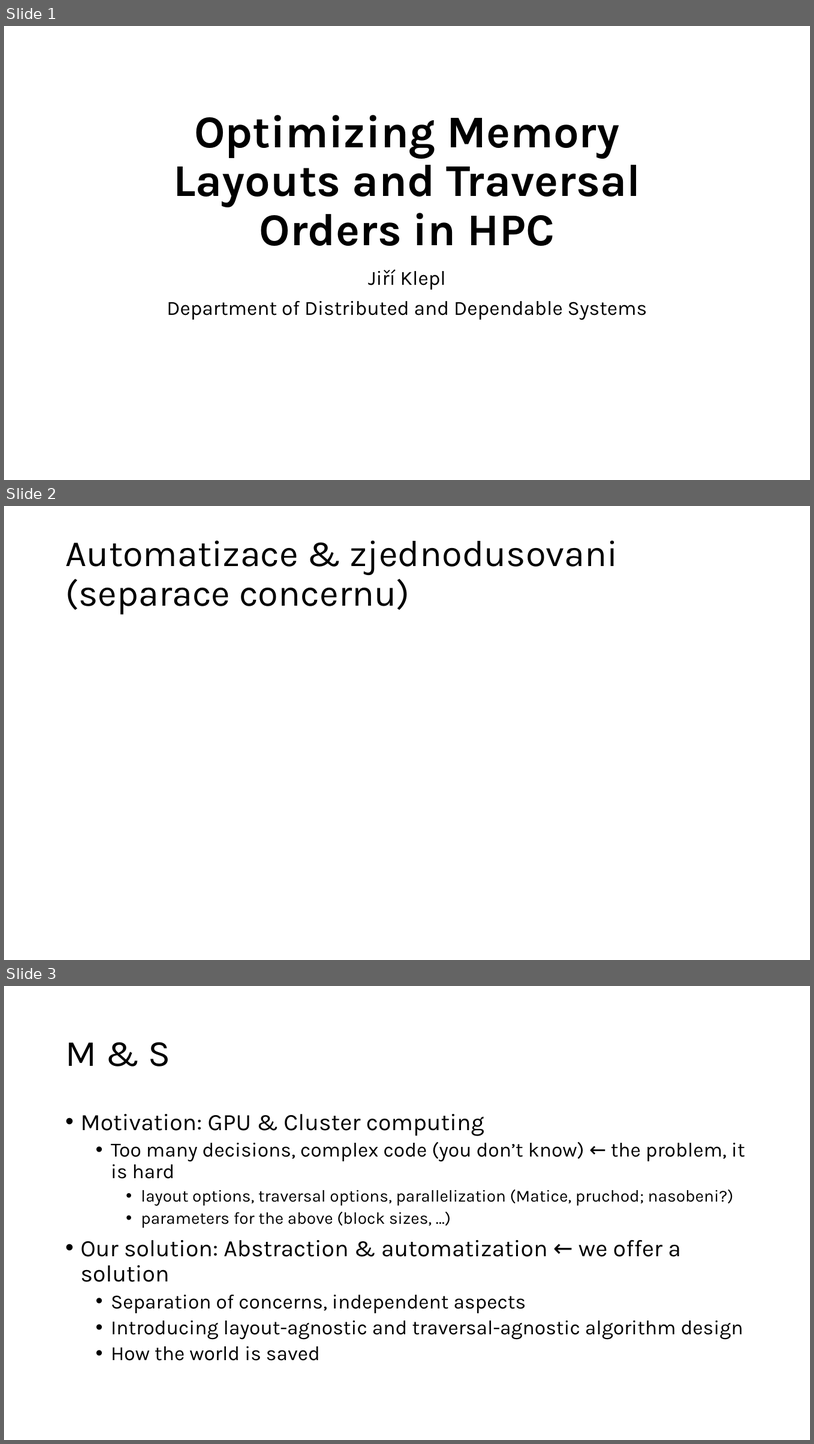
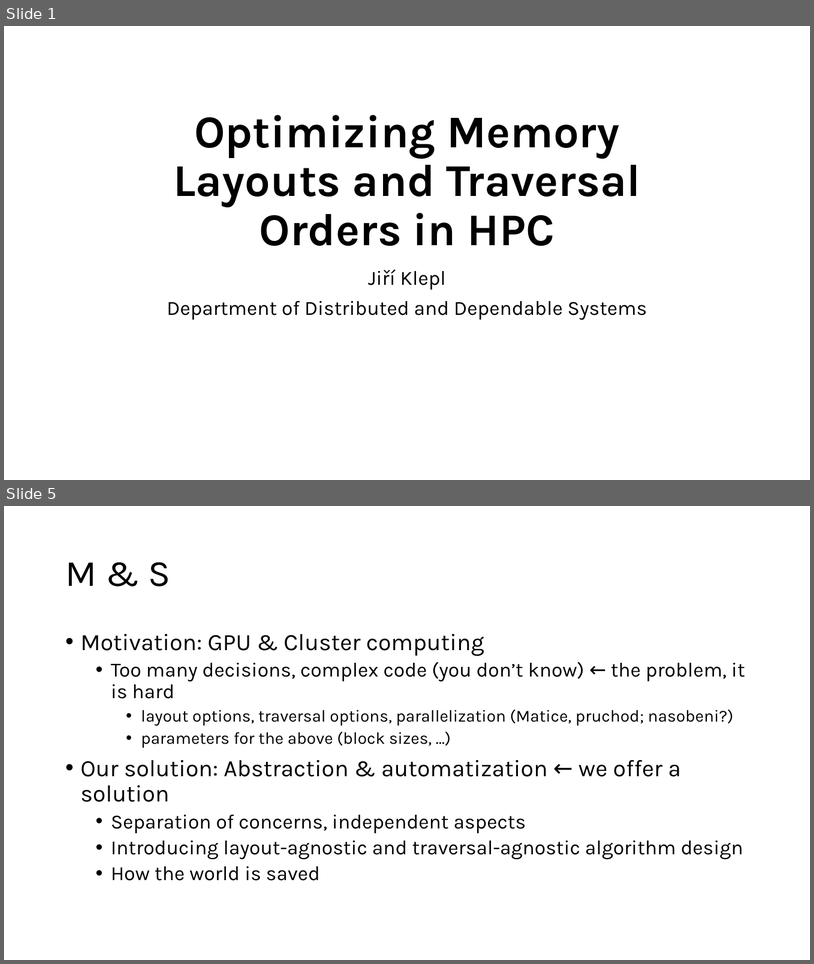
Before and after one commit to jiriklepl/phd-thesis, a slide deck: slides/Optimizing Memory Layouts and Traversal Orders in High-Performance Computing.pptx. Shown one above the other, each under a label of ours: slides 1, 2 and 3 before the commit, slides 1 and 5 after it; the slides between them are not shown. The pictures are 814x1444 and 814x964 pixels, drawn with LibreOffice and Linux fonts; fonts in the diff are those of the drawing. Boxes give left, top, right and bottom in pixels: in the first picture for what was removed or moved away, otherwise in the second. Text is boxed around its words. In the diff, an @@ line names an element or a change of style, - is before the commit and + after.

```diff
--- a/slides/Optimizing Memory Layouts and Traversal Orders in High-Performance Computing.pptx
+++ b/slides/Optimizing Memory Layouts and Traversal Orders in High-Performance Computing.pptx
@@ slide 2 removed at bbox=[4, 506, 810, 960], background #FFFFFF @@
@@ title removed at bbox=[65, 540, 618, 615] @@
-Automatizace & zjednodusovani
-(separace concernu)
@@ what was slide 3 is now slide 5 @@
```
Also in this commit, not shown: 3 slides added.
